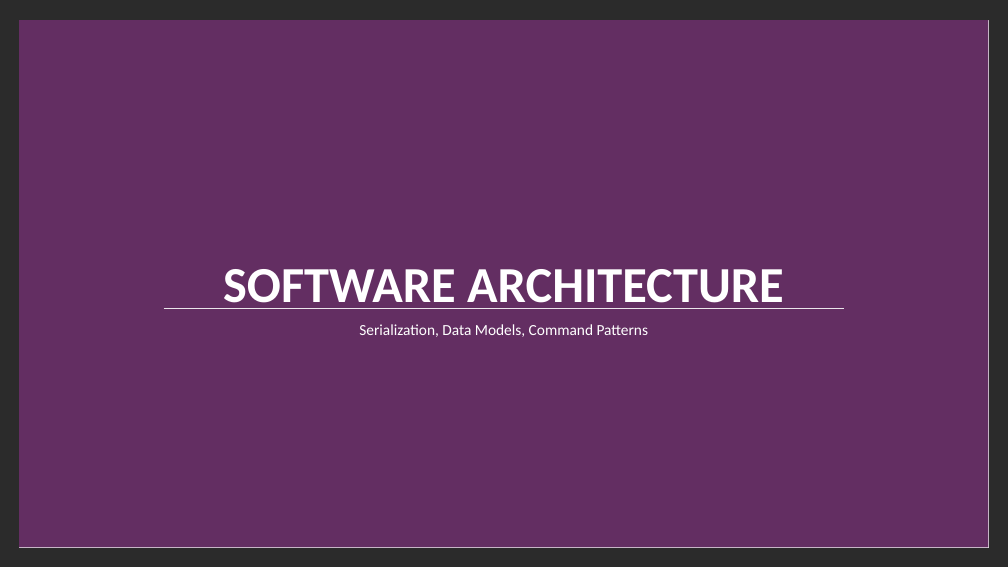
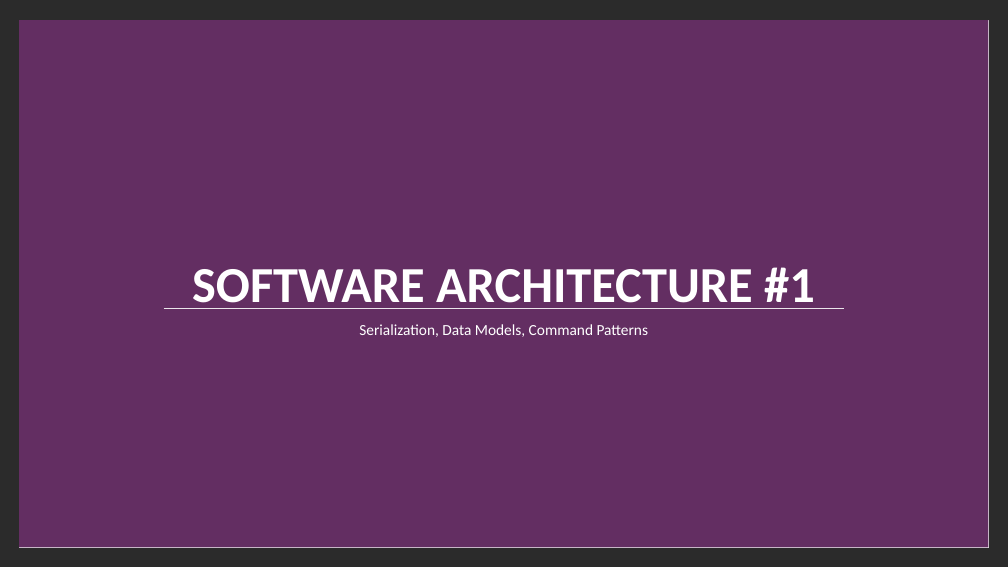
Before and after one commit to cdiggins/cs321, a slide deck: slide 1 of class-notes/cs321-winter-2023-lecture-17-architecture.pptx. Drawn at 1008x567 pixels with LibreOffice and Linux fonts; fonts in the diff are those of the drawing; background and template pictures are left out; a plain dark background stands for a picture behind light text. Boxes give left, top, right and bottom in pixels: in the first picture for what was removed or moved away, otherwise in the second. Text is boxed around its words. In the diff, an @@ line names an element or a change of style, - is before the commit and + after.

```diff
--- a/class-notes/cs321-winter-2023-lecture-17-architecture.pptx
+++ b/class-notes/cs321-winter-2023-lecture-17-architecture.pptx
@@ title at [192,267,815,309]: text changed @@
-SOFTWARE ARCHITECTURE
+SOFTWARE ARCHITECTURE #1
```
Also in this commit, not shown: 6 other slides changed, 19 slides added, 10 slides removed, 1 other file.
